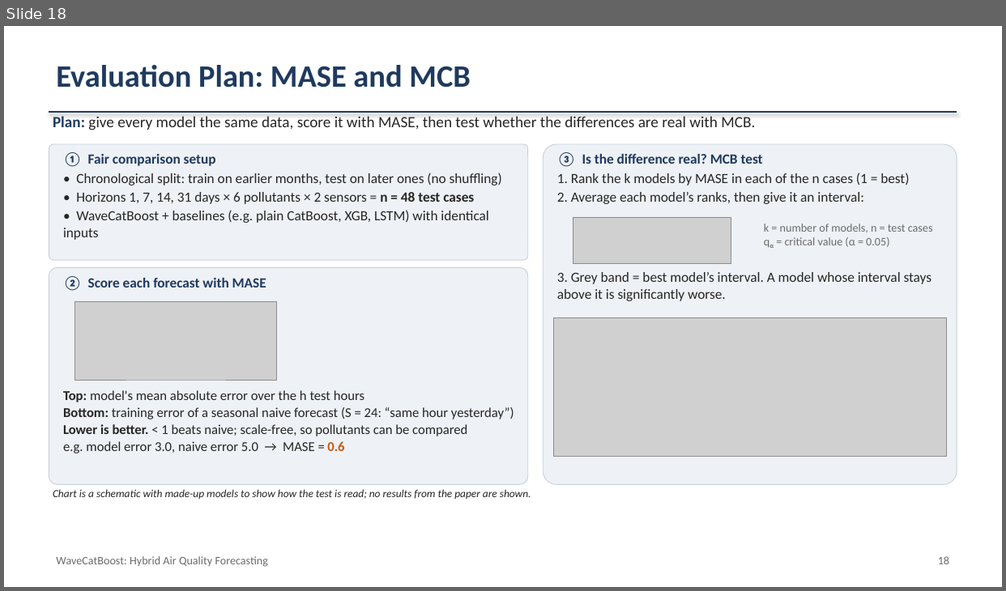
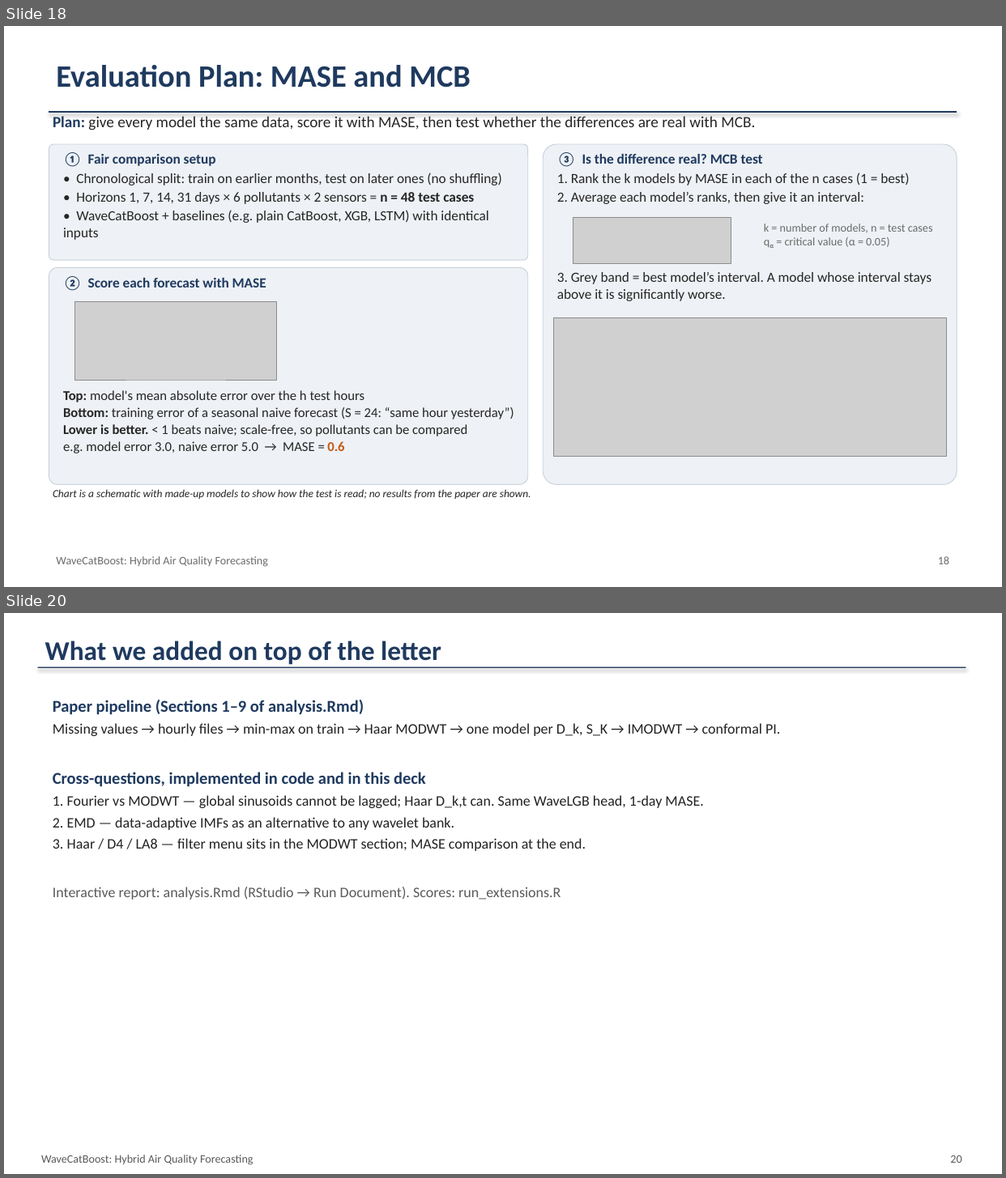
Before and after one commit to charan-435/Forecasting-Air-Quality-Data, a slide deck: ATSA_Presentation_updated.pptx. Shown one above the other, each under a label of ours: slide 18 before the commit, slides 18 and 20 after it; the slides between them are not shown. The pictures are 1006x591 and 1006x1178 pixels, drawn with LibreOffice and Linux fonts; fonts in the diff are those of the drawing; grey boxes stand for pictures. Boxes give left, top, right and bottom in pixels: in the first picture for what was removed or moved away, otherwise in the second. Text is boxed around its words. In the diff, an @@ line names an element or a change of style, - is before the commit and + after.

Commit message:
Add MODWT/Fourier/EMD helpers, extension scores, updated slides, and the Shillong notebook extract.

```diff
--- a/ATSA_Presentation_updated.pptx
+++ b/ATSA_Presentation_updated.pptx
@@ slide 20 added at (x1=4, y1=613, x2=1002, y2=1174), background #FFFFFF @@
@@ text added at (x1=45, y1=641, x2=441, y2=665), 26 pt, text #1F3A5F, bold @@
+What we added on top of the letter
@@ rectangle added at (x1=38, y1=667, x2=966, y2=667), fill #1F3A5F @@
@@ text added at (x1=53, y1=700, x2=780, y2=900), 14 pt, text #222222 @@
+Paper pipeline (Sections 1–9 of analysis.Rmd)
+Missing values → hourly files → min-max on train → Haar MODWT → one model per D_k, S_K → IMODWT → conformal PI.
+Cross-questions, implemented in code and in this deck
+1. Fourier vs MODWT — global sinusoids cannot be lagged; Haar D_k,t can. Same WaveLGB head, 1-day MASE.
+2. EMD — data-adaptive IMFs as an alternative to any wavelet bank.
+3. Haar / D4 / LA8 — filter menu sits in the MODWT section; MASE comparison at the end.
+Interactive report: analysis.Rmd (RStudio → Run Document). Scores: run_extensions.R
@@ text added at (x1=41, y1=1155, x2=253, y2=1165), 11 pt, text #5A5A5A @@
+WaveCatBoost: Hybrid Air Quality Forecasting
@@ text added at (x1=950, y1=1156, x2=961, y2=1163), 11 pt, text #5A5A5A @@
+20
```
Also in this commit, not shown: 2 slides changed, 3 other slides added, 20 other files.
